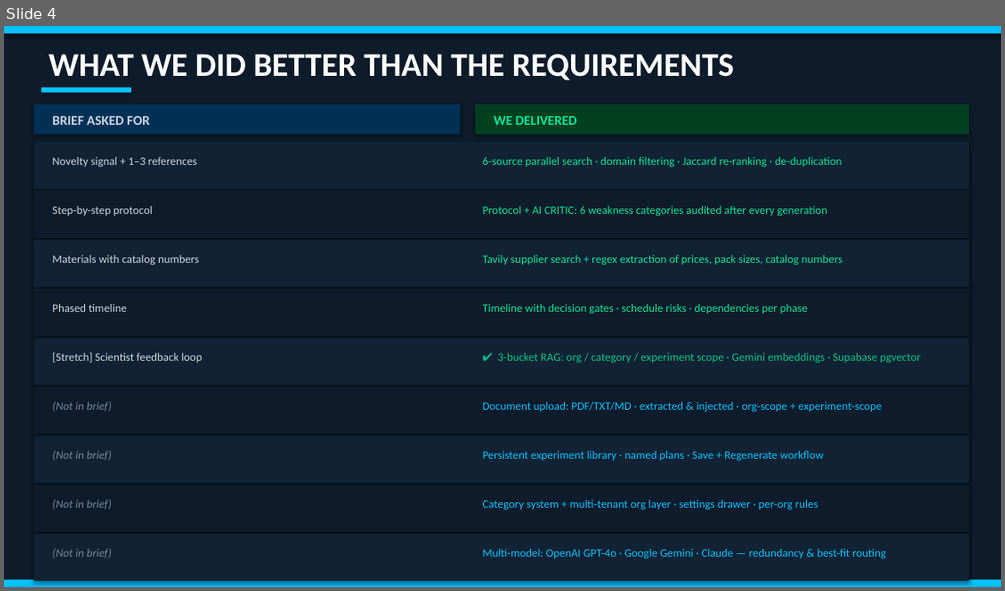
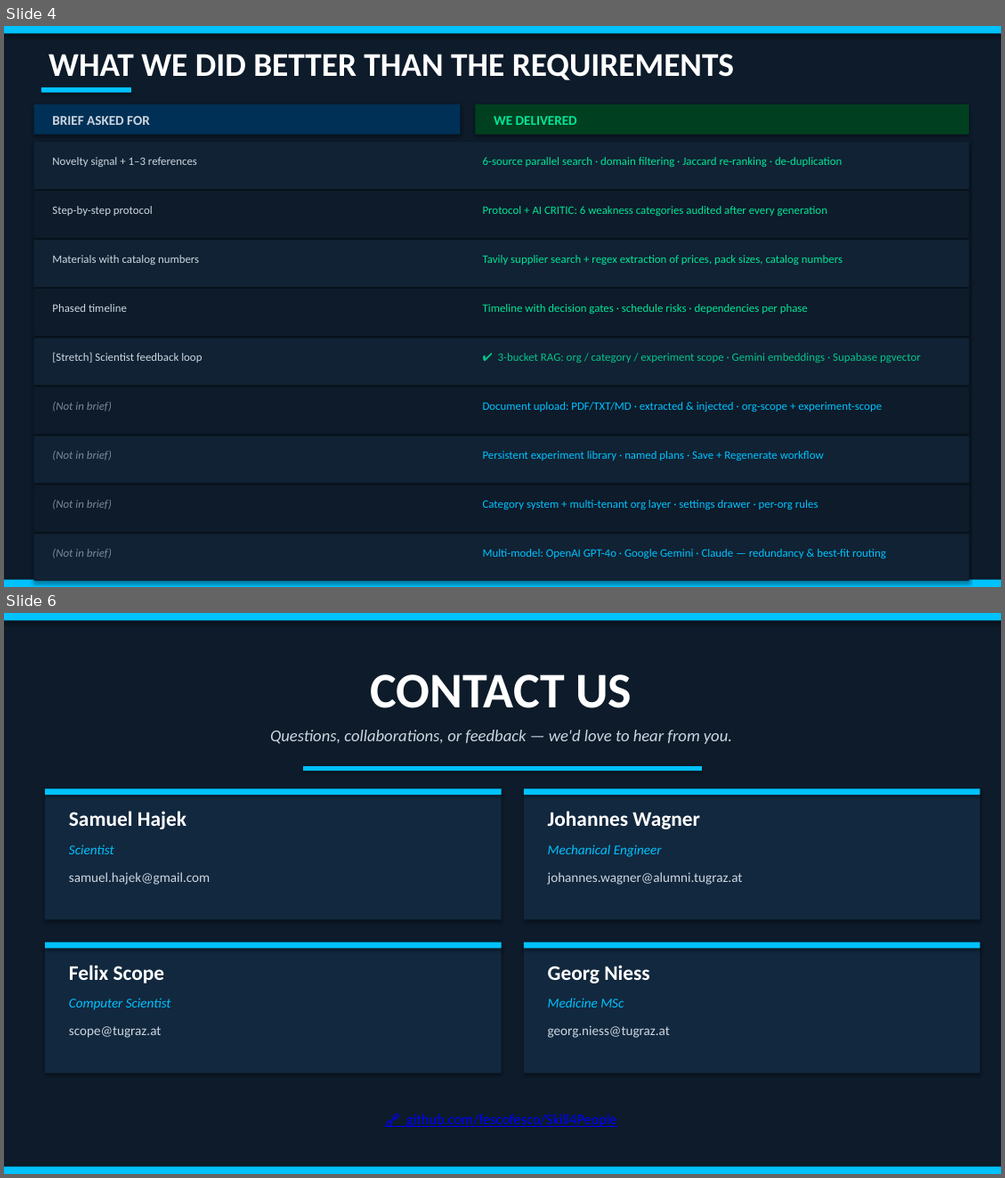
Before and after one commit to fescofesco/Skill4People, a slide deck: presentation/GF_sh_AI_scientist_Deck.pptx. Shown one above the other, each under a label of ours: slide 4 before the commit, slides 4 and 6 after it; the slides between them are not shown. The pictures are 1005x591 and 1005x1178 pixels, drawn with LibreOffice and Linux fonts; fonts in the diff are those of the drawing. Boxes give left, top, right and bottom in pixels: in the first picture for what was removed or moved away, otherwise in the second. Text is boxed around its words. In the diff, an @@ line names an element or a change of style, - is before the commit and + after.

Commit message:
feat: add slide 6 — dedicated contact us slide

```diff
--- a/presentation/GF_sh_AI_scientist_Deck.pptx
+++ b/presentation/GF_sh_AI_scientist_Deck.pptx
@@ slide 6 added at [4,613,1001,1174], background #0D1B2A @@
@@ rectangle added at [4,613,1001,620], fill #00C2FF @@
@@ text added at [371,674,631,708], 48 pt, text #FFFFFF, bold @@
+CONTACT US
@@ text added at [270,730,732,744], 16 pt, text #CCD6E0, italic @@
+Questions, collaborations, or feedback — we'd love to hear from you.
@@ rectangle added at [303,766,702,771], fill #00C2FF @@
@@ rectangle added at [45,788,502,919], fill #12283E @@
@@ rectangle added at [45,788,502,795], fill #00C2FF @@
@@ rectangle added at [524,788,979,919], fill #12283E @@
@@ rectangle added at [524,788,979,795], fill #00C2FF @@
@@ text added at [69,811,186,829], 20 pt, text #FFFFFF, bold @@
+Samuel Hajek
@@ text added at [548,811,700,829], 20 pt, text #FFFFFF, bold @@
+Johannes Wagner
@@ text added at [69,844,114,854], 13 pt, text #00C2FF, italic @@
+Scientist
@@ text added at [548,844,662,857], 13 pt, text #00C2FF, italic @@
+Mechanical Engineer
@@ text added at [69,872,210,884], 13 pt, text #CCD6E0 @@
+samuel.hajek@gmail.com
@@ text added at [548,872,743,884], 13 pt, text #CCD6E0 @@
+johannes.wagner@alumni.tugraz.at
@@ rectangle added at [45,942,502,1073], fill #12283E @@
@@ rectangle added at [45,942,502,948], fill #00C2FF @@
@@ rectangle added at [524,942,979,1073], fill #12283E @@
@@ rectangle added at [524,942,979,948], fill #00C2FF @@
@@ text added at [69,965,165,983], 20 pt, text #FFFFFF, bold @@
+Felix Scope
@@ text added at [548,965,649,983], 20 pt, text #FFFFFF, bold @@
+Georg Niess
@@ text added at [69,997,171,1010], 13 pt, text #00C2FF, italic @@
+Computer Scientist
@@ text added at [548,997,623,1007], 13 pt, text #00C2FF, italic @@
+Medicine MSc
@@ text added at [69,1026,162,1038], 13 pt, text #CCD6E0 @@
+scope@tugraz.at
@@ text added at [548,1025,670,1038], 13 pt, text #CCD6E0 @@
+georg.niess@tugraz.at
@@ text added at [406,1113,617,1127], 14 pt, text #0000FF, underline @@
+🔗 github.com/fescofesco/Skill4People
@@ rectangle added at [4,1167,1001,1174], fill #00C2FF @@
```
Also in this commit, not shown: 1 other slide added, 2 other files.
